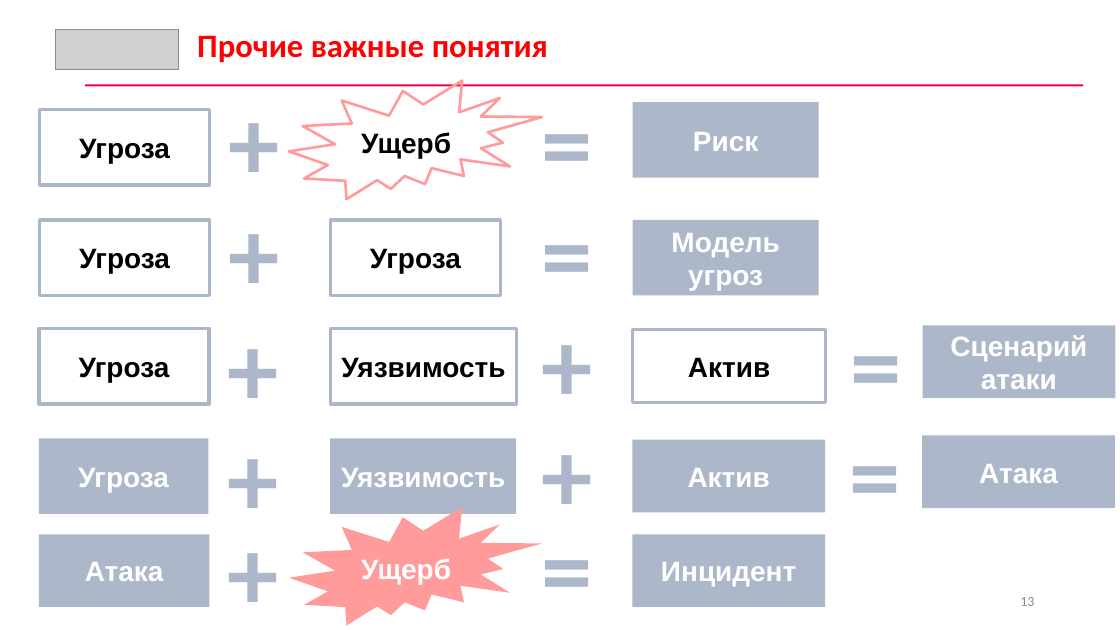
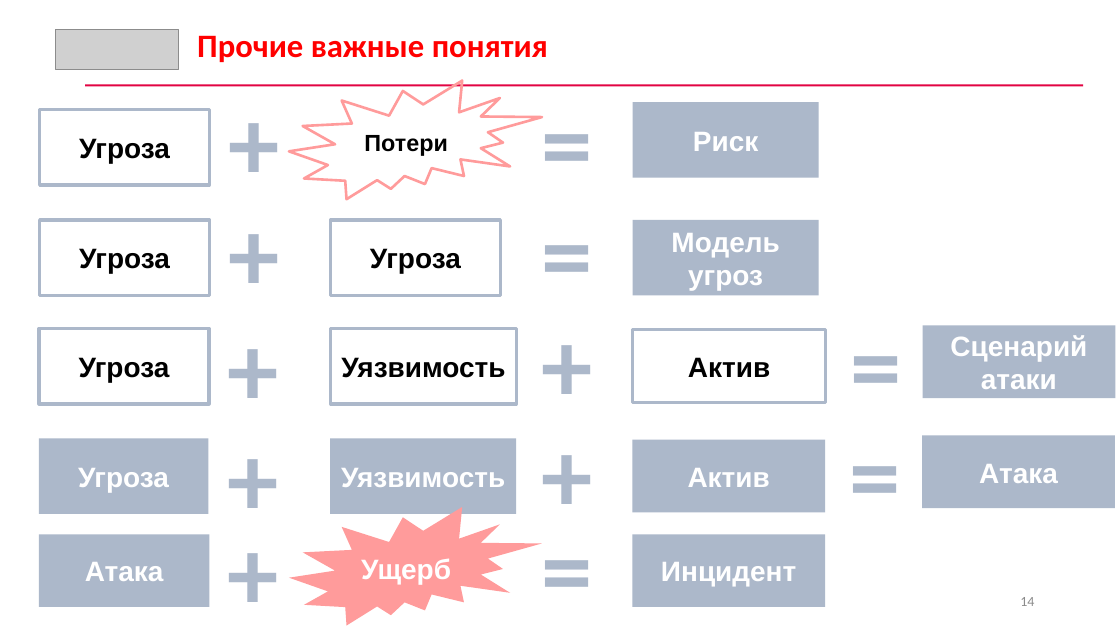
Before and after one commit to CyberLympha/AI-for-IS-Course, a slide deck: slide 14 of Лекции/Введение. Основы ИБ.pptx (slide 13 before the commit). Drawn at 1120x630 pixels with LibreOffice and Linux fonts; fonts in the diff are those of the drawing; grey boxes stand for pictures. Boxes give left, top, right and bottom in pixels: in the first picture for what was removed or moved away, otherwise in the second. Text is boxed around its words. In the diff, an @@ line names an element or a change of style, - is before the commit and + after.

```diff
--- a/Лекции/Введение. Основы ИБ.pptx
+++ b/Лекции/Введение. Основы ИБ.pptx
@@ text in irregular seal at [364,135,447,156]: text changed; size 24 to 20 pt @@
-Ущерб
+Потери
@@ page number at [1020,597,1034,606]: text changed @@
-13
+14
```
Also in this commit, not shown: 10 other slides changed, 1 slide added, 3 other files.
